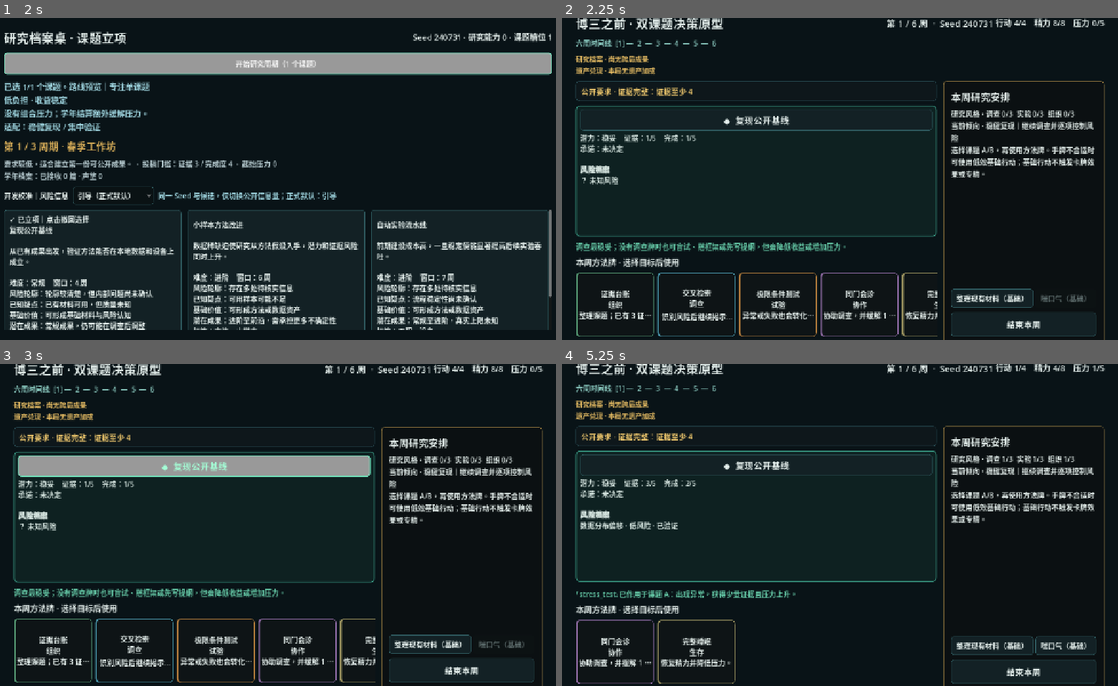
Above: before the commit, frames 1-4 (two rows, left to right).
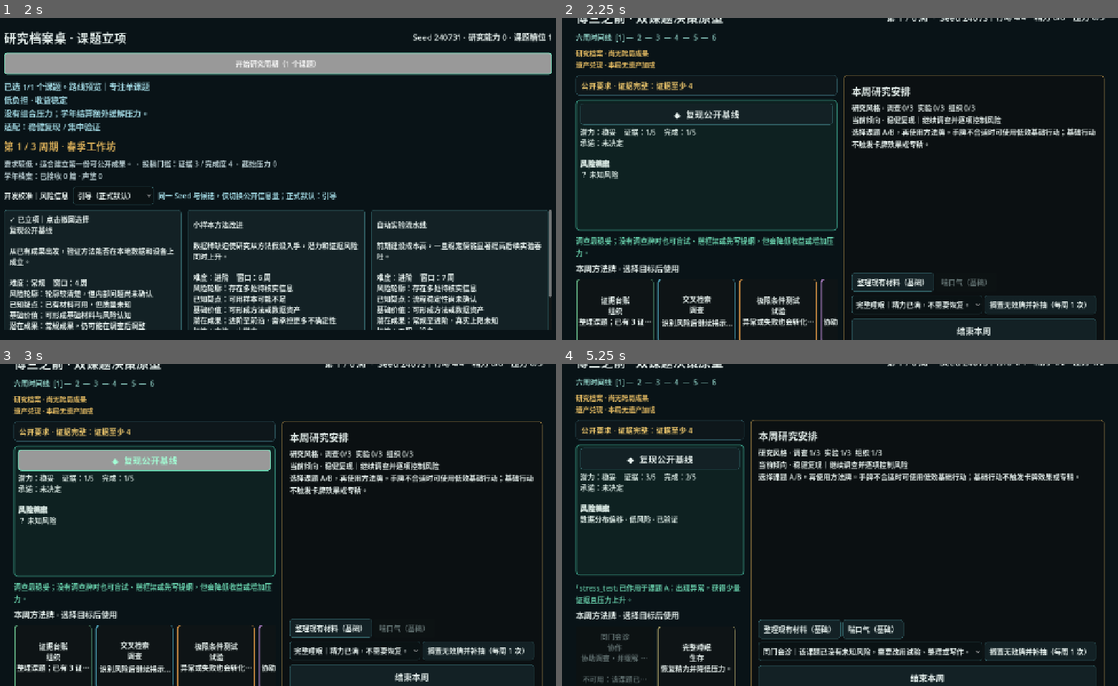
Above: after the commit, the same moments.

Repository: wangyuanjie035-creator/-test
Game: Godot game, scene res://scenes/topic_pool/dynamic_topic_entry.tscn
Two runs of this game, one before a commit and one after it. Both use one fixed random seed, a clock stepped at 60 frames per second and the inputs below.
Inputs:
- Up to frame 1 (2 s): click "引导（正式默认）" at 0.5 s; click "复现公开基线 从已有成果出发，验证方法能否在本地数据和设备…" at 1.25 s
- Up to frame 2 (2.25 s): click "开始研究周期（1 个课题）" at 2 s
- Up to frame 3 (3 s): click "◆ 复现公开基线" at 2.75 s
- Up to frame 4 (5.25 s): click "证据台账 组织 整理课题；已有 3 证据时额外获得 1 完…" at 3.5 s; click "交叉检索 调查 识别风险后继续揭示另一个未知风险，但压力 …" at 4.25 s; click "极限条件测试 试验 异常或失败也会转化为 1 点证据。" at 5 s

Frame 1 is identical in both runs. In frame 2, 18% of the frame differs, in the area x 2-98%, y 0-100%; in frame 3, 20%; in frame 4, 17%.

Commit message:
feat: explain and cycle blocked method cards

Diff:
--- a/scripts/dual_topic/model/dual_topic_method_deck.gd
+++ b/scripts/dual_topic/model/dual_topic_method_deck.gd
@@ -110,6 +110,26 @@
 	return hand.duplicate()
 
 
+func cycle_hand_card(hand_index: int) -> Dictionary:
+	if hand_index < 0 or hand_index >= hand.size():
+		return {"success": false, "reason": &"invalid_hand_index"}
+	if draw_pile.is_empty():
+		_recycle_discard()
+	if draw_pile.is_empty():
+		return {"success": false, "reason": &"no_replacement_card"}
+	var removed: DualTopicMethodCardDefinition = hand[hand_index]
+	var drawn: DualTopicMethodCardDefinition = draw_pile.pop_back()
+	hand[hand_index] = drawn
+	discard_pile.append(removed)
+	return {
+		"success": true,
+		"removed_card_id": removed.id,
+		"removed_title": removed.title,
+		"drawn_card_id": drawn.id,
+		"drawn_title": drawn.title,
+	}
+
+
 func add_legacy_card(card: DualTopicMethodCardDefinition) -> bool:
 	if card == null or not card.is_valid_definition():
 		return false
--- a/scripts/dual_topic/model/dual_topic_run_model.gd
+++ b/scripts/dual_topic/model/dual_topic_run_model.gd
@@ -317,6 +317,40 @@
 			return energy < MAX_ENERGY or pressure > 0
 		_:
 			return false
+
+
+func get_action_block_reason(
+	action_type: ActionType,
+	topic_index: int = -1
+) -> StringName:
+	if final_resolved:
+		return &"run_resolved"
+	if action_points <= 0:
+		return &"no_action_points"
+	if action_type == ActionType.RECOVER:
+		return &"energy_full" if energy >= MAX_ENERGY and pressure <= 0 else &""
+	if topic_index < 0 or topic_index >= topics.size():
+		return &"invalid_target"
+	var topic: DualTopicState = topics[topic_index]
+	if topic.is_closed:
+		return &"topic_closed"
+	if frozen_topic_indices.get(topic_index, false):
+		return &"topic_frozen"
+	if energy <= 0:
+		return &"no_energy"
+	match action_type:
+		ActionType.INVESTIGATE:
+			if _find_risk(topic, DualTopicRiskState.KnowledgeState.UNKNOWN) == null:
+				return &"no_unknown_risk"
+		ActionType.EXPERIMENT:
+			if (
+				_find_risk(topic, DualTopicRiskState.KnowledgeState.IDENTIFIED) == null
+				and _find_risk(topic, DualTopicRiskState.KnowledgeState.UNKNOWN) == null
+			):
+				return &"no_identified_risk"
+		_:
+			pass
+	return &""
 
 
 func perform_basic_action(
--- a/scripts/dual_topic/run/dual_topic_session.gd
+++ b/scripts/dual_topic/run/dual_topic_session.gd
@@ -19,6 +19,7 @@
 var category_uses: Array[int] = [0, 0, 0, 0, 0]
 var build_choices: Array[String] = []
 var commitment_choices: Array[DualTopicState.Commitment] = []
+var cycled_hand_weeks: Array[int] = []
 var _current_topic_definitions: Array[DualTopicDefinition] = []
 var active_legacy_text: String = "本局无遗产加成"
 
@@ -50,6 +51,7 @@
 	category_uses = [0, 0, 0, 0, 0]
 	build_choices.clear()
 	commitment_choices.clear()
+	cycled_hand_weeks.clear()
 	_draw_week_hand()
 	feedback_changed.emit(
 		"调查最稳妥；没有调查牌时也可盲试、搭框架或先写提纲，但会降低收益或增加压力。",
@@ -87,6 +89,43 @@
 	topic_investments[selected_topic_index] += 1
 	category_uses[played_card.category] += 1
 	feedback_changed.emit(_action_result_text(result), false)
+	state_changed.emit()
+
+
+func get_hand_card_block_reason(hand_index: int) -> StringName:
+	if not can_play_actions():
+		return &"phase_locked"
+	if hand_index < 0 or hand_index >= method_deck.hand.size():
+		return &"invalid_hand_index"
+	var card: DualTopicMethodCardDefinition = method_deck.hand[hand_index]
+	var target_index: int = (
+		-1
+		if card.target_scope == DualTopicMethodCardDefinition.TargetScope.SELF
+		else selected_topic_index
+	)
+	return run_model.get_action_block_reason(card.action_type, target_index)
+
+
+func cycle_blocked_hand_card(hand_index: int) -> void:
+	if run_model.week in cycled_hand_weeks:
+		feedback_changed.emit("本周已经补抽过一次方法牌。", true)
+		return
+	var reason: StringName = get_hand_card_block_reason(hand_index)
+	if reason == &"":
+		feedback_changed.emit("这张牌当前可以使用，不需要作为无效牌补抽。", true)
+		return
+	var result: Dictionary = method_deck.cycle_hand_card(hand_index)
+	if not bool(result.get("success", false)):
+		feedback_changed.emit("无法补抽：%s" % result.get("reason", &"unknown"), true)
+		return
+	cycled_hand_weeks.append(run_model.week)
+	feedback_changed.emit(
+		"搁置无效方法「%s」，补抽「%s」。本周补抽机会已使用。" % [
+			String(result.get("removed_title", "")),
+			String(result.get("drawn_title", "")),
+		],
+		false
+	)
 	state_changed.emit()
 
 
@@ -347,6 +386,10 @@
 	if run_model == null:
 		return ""
 	return run_model.get_method_mastery_summary()
+
+
+func get_action_failure_text(reason: StringName) -> String:
+	return _action_failure_text(reason)
 
 
 func get_route_summary() -> String:
--- a/scripts/dual_topic/ui/dual_topic_method_card_button.gd
+++ b/scripts/dual_topic/ui/dual_topic_method_card_button.gd
@@ -18,6 +18,12 @@
 	text_overrun_behavior = TextServer.OVERRUN_TRIM_ELLIPSIS
 	pressed.connect(_on_pressed)
 	_apply_category_style(card.category)
+
+
+func show_block_reason(reason_text: String) -> void:
+	disabled = true
+	text += "\n\n不可用：%s" % reason_text
+	tooltip_text += "\n\n当前不可用：%s" % reason_text
 
 
 func _on_pressed() -> void:
--- a/scripts/dual_topic/ui/dual_topic_prototype.gd
+++ b/scripts/dual_topic/ui/dual_topic_prototype.gd
@@ -97,6 +97,9 @@
 		var button: Button = CARD_BUTTON.new()
 		button.setup(index, card)
 		button.disabled = not session.can_play_actions() or session.run_model.final_resolved
+		var block_reason: StringName = session.get_hand_card_block_reason(index)
+		if block_reason != &"":
+			button.show_block_reason(session.get_action_failure_text(block_reason))
 		button.card_requested.connect(session.play_hand_card)
 		hand_container.add_child(button)
 
@@ -117,6 +120,7 @@
 		phase_title.text = "本周研究安排"
 		phase_body.text = "%s\n选择课题 A/B，再使用方法牌。手牌不合适时可使用低效基础行动；基础行动不触发卡牌效果或专精。" % session.get_method_mastery_summary()
 		_show_basic_actions()
+		_show_blocked_card_cycle()
 		_show_portfolio_actions()
 		end_week_button.visible = true
 		end_week_button.disabled = false
@@ -144,6 +148,39 @@
 		session.play_basic_action.bind(DualTopicRunModel.ActionType.RECOVER)
 	)
 	row.add_child(recover)
+	phase_actions.add_child(row)
+
+
+func _show_blocked_card_cycle() -> void:
+	if session.run_model.week in session.cycled_hand_weeks:
+		var used_label := Label.new()
+		used_label.text = "本周无效牌补抽已使用。"
+		phase_actions.add_child(used_label)
+		return
+	var blocked_picker := OptionButton.new()
+	for index: int in range(session.method_deck.hand.size()):
+		var reason: StringName = session.get_hand_card_block_reason(index)
+		if reason == &"":
+			continue
+		var card: DualTopicMethodCardDefinition = session.method_deck.hand[index]
+		blocked_picker.add_item(
+			"%s｜%s" % [card.title, session.get_action_failure_text(reason)]
+		)
+		blocked_picker.set_item_metadata(blocked_picker.item_count - 1, index)
+	if blocked_picker.item_count == 0:
+		return
+	var row := HBoxContainer.new()
+	blocked_picker.size_flags_horizontal = Control.SIZE_EXPAND_FILL
+	row.add_child(blocked_picker)
+	var cycle_button := Button.new()
+	cycle_button.text = "搁置无效牌并补抽（每周 1 次）"
+	cycle_button.pressed.connect(
+		func() -> void:
+			session.cycle_blocked_hand_card(
+				int(blocked_picker.get_item_metadata(blocked_picker.selected))
+			)
+	)
+	row.add_child(cycle_button)
 	phase_actions.add_child(row)
 
 
@@ -218,6 +255,19 @@
 			if deck_card.id == card.id or seen_ids.has(deck_card.id):
 				continue
 			replacement_picker.add_item(deck_card.title)
+			var duplicate_count: int = session.method_deck.deck_cards.count(deck_card)
+			replacement_picker.set_item_text(
+				replacement_picker.item_count - 1,
+				"%s｜%s｜副本 %d" % [
+					deck_card.title,
+					_method_category_text(deck_card.category),
+					duplicate_count,
+				]
+			)
+			replacement_picker.set_item_tooltip(
+				replacement_picker.item_count - 1,
+				deck_card.description
+			)
 			replacement_picker.set_item_metadata(
 				replacement_picker.item_count - 1,
 				deck_card.id
@@ -225,6 +275,20 @@
 			seen_ids[deck_card.id] = true
 		replacement_picker.size_flags_horizontal = Control.SIZE_EXPAND_FILL
 		row.add_child(replacement_picker)
+		var replacement_preview := Label.new()
+		replacement_preview.autowrap_mode = TextServer.AUTOWRAP_WORD_SMART
+		if replacement_picker.item_count > 0:
+			replacement_preview.text = _replacement_preview_text(
+				StringName(replacement_picker.get_item_metadata(0)),
+				card
+			)
+		replacement_picker.item_selected.connect(
+			func(item_index: int) -> void:
+				replacement_preview.text = _replacement_preview_text(
+					StringName(replacement_picker.get_item_metadata(item_index)),
+					card
+				)
+		)
 		var replace_button := Button.new()
 		replace_button.text = "替换"
 		replace_button.disabled = replacement_picker.item_count == 0
@@ -237,7 +301,32 @@
 		)
 		row.add_child(replace_button)
 		card_stack.add_child(row)
+		card_stack.add_child(replacement_preview)
 		phase_actions.add_child(card_stack)
+
+
+func _replacement_preview_text(
+	old_card_id: StringName,
+	new_card: DualTopicMethodCardDefinition
+) -> String:
+	for old_card: DualTopicMethodCardDefinition in session.method_deck.deck_cards:
+		if old_card.id == old_card_id:
+			return "换出：[%s] %s——%s\n换入：[%s] %s——%s" % [
+				_method_category_text(old_card.category),
+				old_card.title,
+				old_card.description,
+				_method_category_text(new_card.category),
+				new_card.title,
+				new_card.description,
+			]
+	return "请选择要换出的旧方法。"
+
+
+func _method_category_text(
+	category: DualTopicMethodCardDefinition.Category
+) -> String:
+	var names: Array[String] = ["调查", "实验", "组织", "协作", "生存"]
+	return names[clampi(int(category), 0, names.size() - 1)]
 
 
 func _show_midterm() -> void:
--- /dev/null
+++ b/scripts/tools/validate_dual_topic_dead_card_cycle.gd
@@ -0,0 +1,46 @@
+extends SceneTree
+
+const SESSION_SCRIPT := preload(
+	"res://scripts/dual_topic/run/dual_topic_session.gd"
+)
+
+
+func _initialize() -> void:
+	var session: DualTopicSession = SESSION_SCRIPT.new()
+	root.add_child(session)
+	session.start_new_run(240731)
+	var blocked_index: int = -1
+	for index: int in range(session.method_deck.hand.size()):
+		var card: DualTopicMethodCardDefinition = session.method_deck.hand[index]
+		if card.action_type == DualTopicRunModel.ActionType.EXPERIMENT:
+			for risk: DualTopicRiskState in session.run_model.topics[0].risks:
+				risk.identify()
+				risk.verify()
+			blocked_index = index
+			break
+	if blocked_index < 0:
+		_fail("The fixed seed did not expose a card for the dead-card test.")
+		return
+	if session.get_hand_card_block_reason(blocked_index) == &"":
+		_fail("A card with no remaining valid risk target was shown as playable.")
+		return
+	var removed_id: StringName = session.method_deck.hand[blocked_index].id
+	session.cycle_blocked_hand_card(blocked_index)
+	if session.method_deck.hand[blocked_index].id == removed_id:
+		_fail("Cycling a blocked card did not draw a replacement.")
+		return
+	if not session.cycled_hand_weeks.has(session.run_model.week):
+		_fail("The weekly cycle limit was not recorded.")
+		return
+	var first_replacement_id: StringName = session.method_deck.hand[blocked_index].id
+	session.cycle_blocked_hand_card(blocked_index)
+	if session.method_deck.hand[blocked_index].id != first_replacement_id:
+		_fail("A second dead-card cycle was allowed in the same week.")
+		return
+	print("DUAL_TOPIC_DEAD_CARD_CYCLE: PASS")
+	quit(0)
+
+
+func _fail(message: String) -> void:
+	push_error("DUAL_TOPIC_DEAD_CARD_CYCLE: %s" % message)
+	quit(1)
Not shown, changed: docs/game_design/DUAL_TOPIC_GDD_V4.md
Not shown, changed: docs/production/DUAL_TOPIC_SCHEDULE.md
